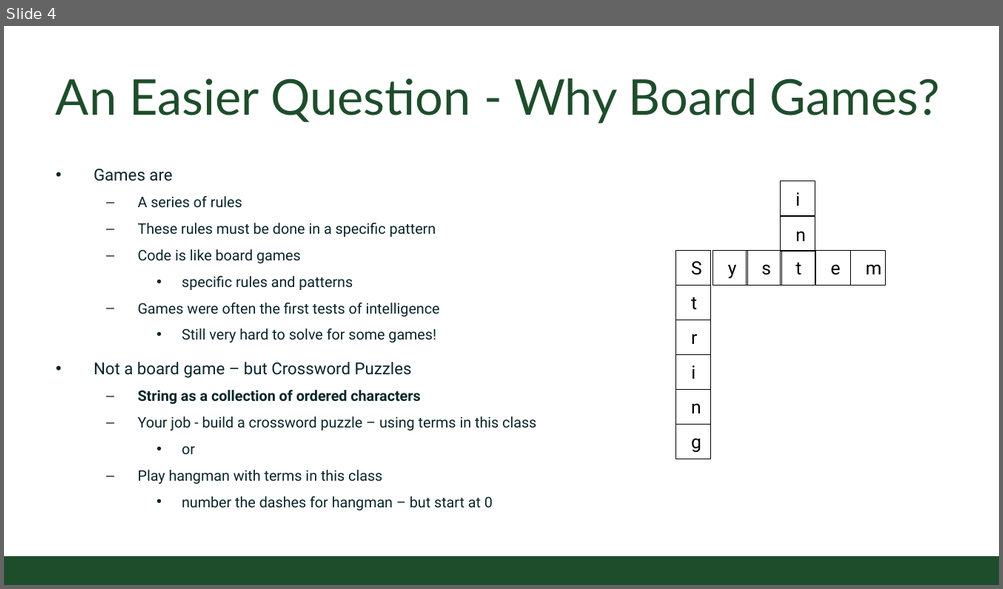
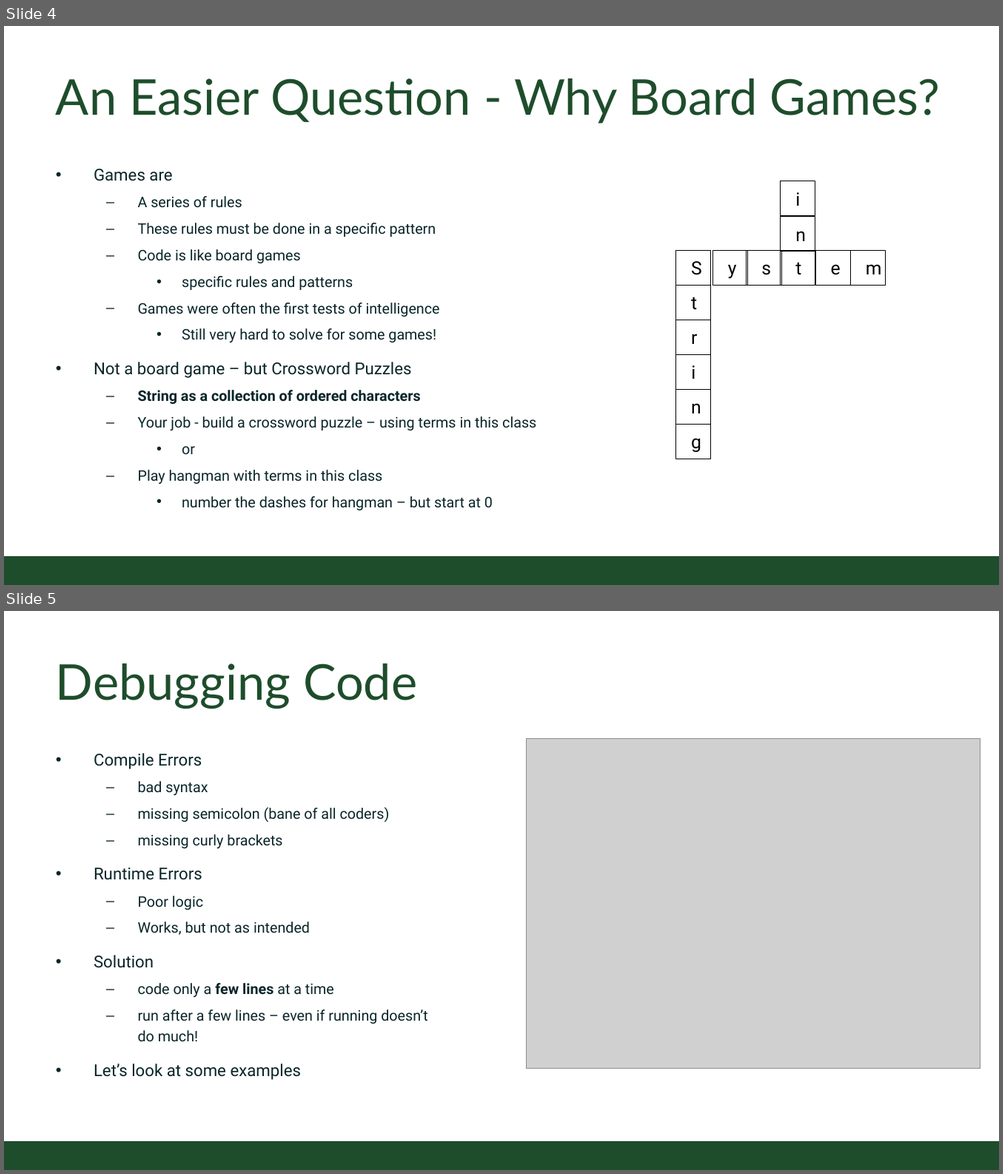
Before and after one commit to CSU-CS150/handouts, a slide deck: helpsessions/week2/strings.pptx. Shown one above the other, each under a label of ours: slide 4 before the commit, slides 4 and 5 after it. The pictures are 1003x589 and 1003x1174 pixels, drawn with LibreOffice and Linux fonts; fonts in the diff are those of the drawing; grey boxes stand for pictures; background and template pictures are left out. Boxes give left, top, right and bottom in pixels: in the first picture for what was removed or moved away, otherwise in the second. Text is boxed around its words. In the diff, an @@ line names an element or a change of style, - is before the commit and + after.

Commit message:
week2 in progress

```diff
--- a/helpsessions/week2/strings.pptx
+++ b/helpsessions/week2/strings.pptx
@@ slide 5 added at [4, 611, 999, 1170], background #FFFFFF; not listed: 1 template element that a slide beside it also shows @@
@@ title added at [56, 664, 417, 709], 54 pt, text #1E4D2B @@
+Debugging Code
@@ picture added at [526, 739, 979, 1069] @@
@@ text added at [94, 753, 427, 1080], 16 pt, text #092529 @@
+• Compile Errors
+  – bad syntax
+  – missing semicolon (bane of all coders)
+  – missing curly brackets
+• Runtime Errors
+  – Poor logic
+  – Works, but not as intended
+• Solution
+  – code only a few lines at a time
+  – run after a few lines – even if running doesn’t do much!
+• Let’s look at some examples
```
